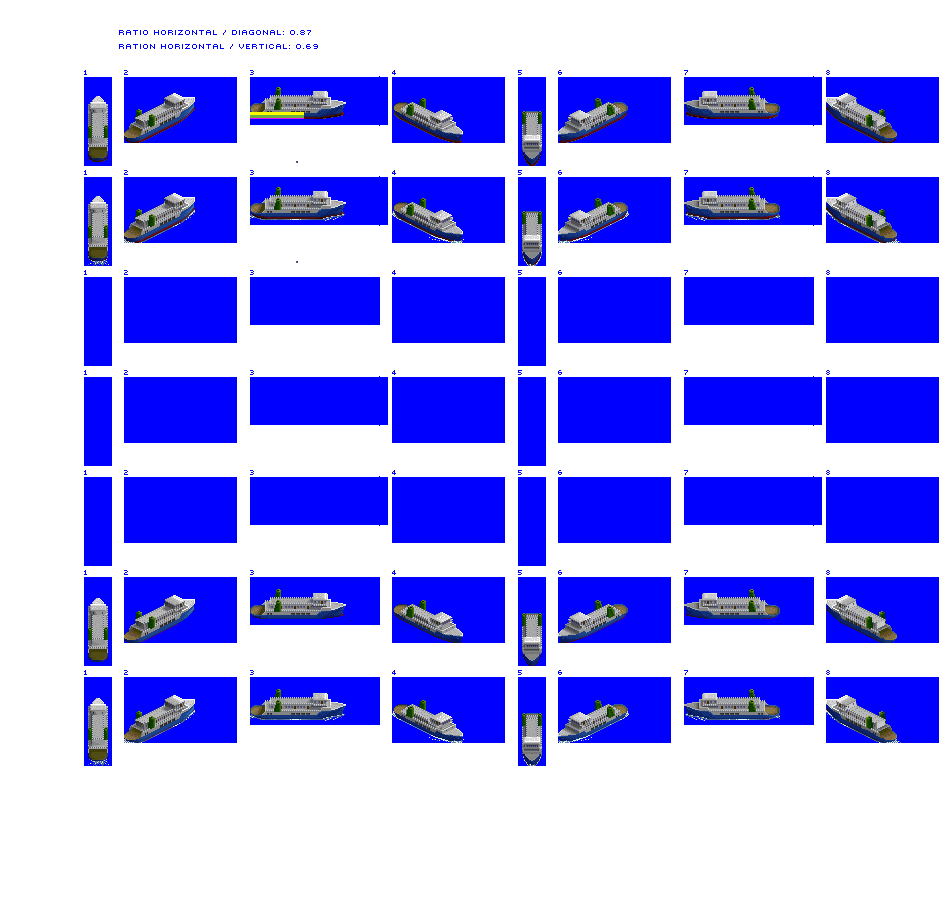
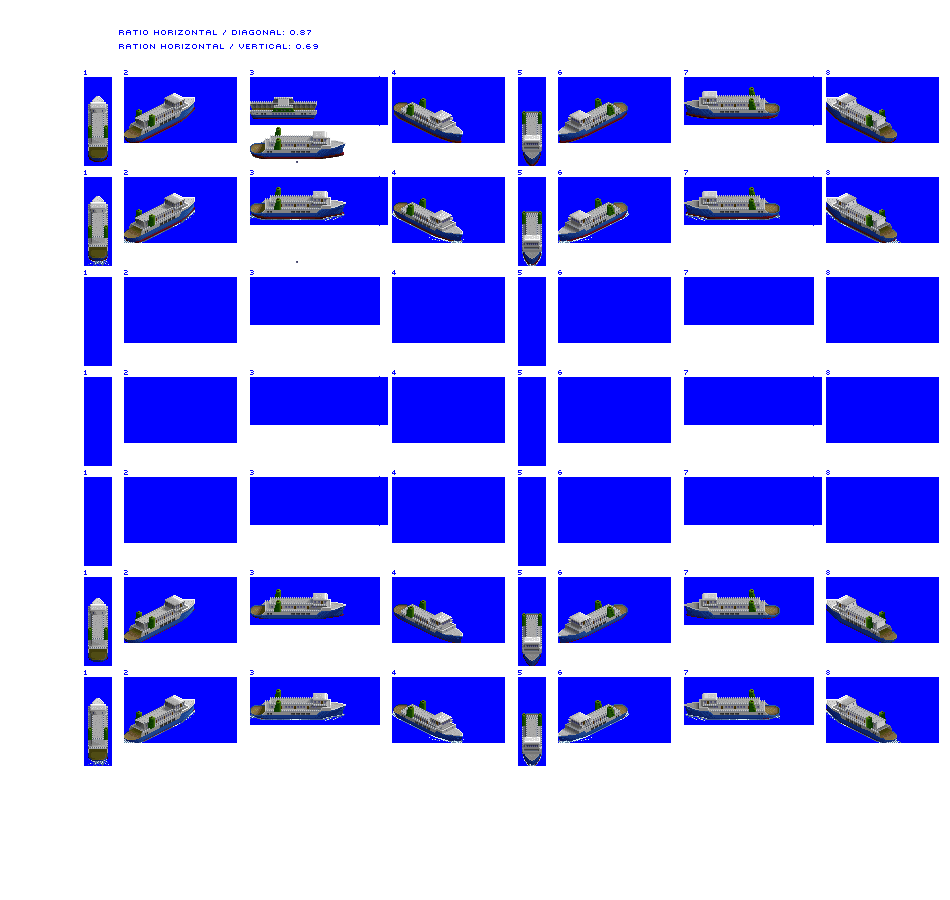
The second 950px x 900px image is a revision of the first. Changes to its layers:
renamed "Layer 1" to "Layer 3 copy", painted on it over [250, 97, 317, 119]
painted on "Vehicle Ferry unloaded" over [250, 87, 346, 159]
